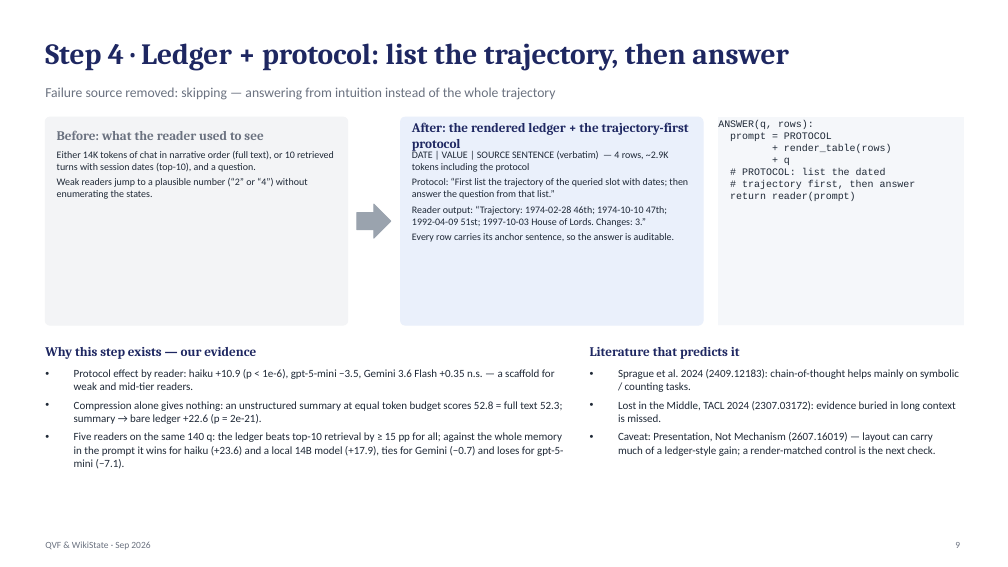
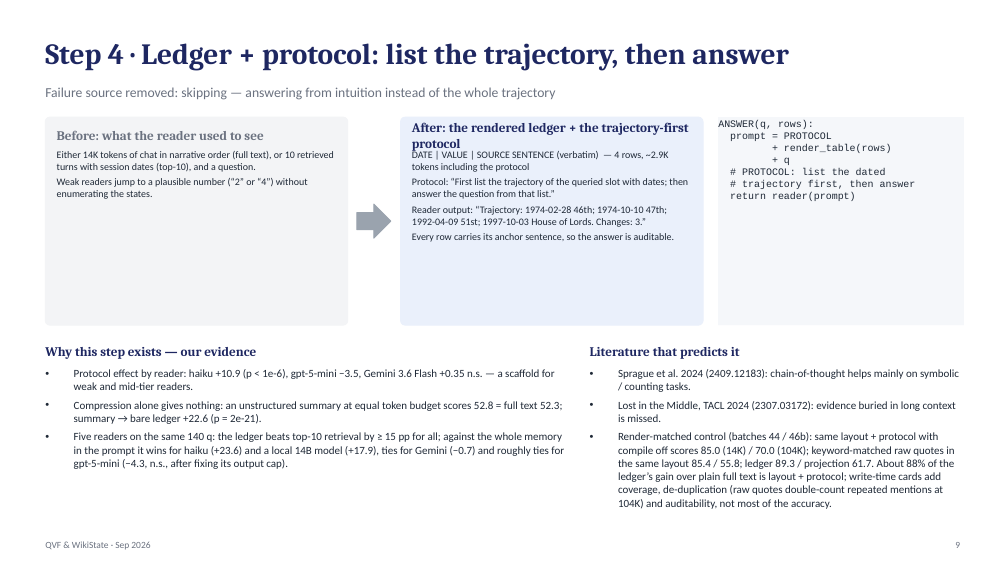
Before and after one commit to jeremyz12/qvf_withcontroller, a slide deck: slide 9 of results/talk_qvf_wikistate_20260904.pptx. Drawn at 1008x567 pixels with LibreOffice and Linux fonts; fonts in the diff are those of the drawing. Boxes give left, top, right and bottom in pixels: in the first picture for what was removed or moved away, otherwise in the second. Text is boxed around its words. In the diff, an @@ line names an element or a change of style, - is before the commit and + after.

Commit message:
汇报 deck:并入批 44/46a/46b/46c/46e(渲染匹配对照 ~88% 为版式+协议;104K×Sonnet 全上下文 65.8;gpt-5-mini 修正 −4.3 n.s.;六臂运行间 sd ≤1.6pp;建卡器回归修复);46d 标注运行中

```diff
--- a/results/talk_qvf_wikistate_20260904.pptx
+++ b/results/talk_qvf_wikistate_20260904.pptx
@@ text at bbox=[74, 432, 564, 469]: text changed @@
-• Five readers on the same 140 q: the ledger beats top-10 retrieval by ≥ 15 pp for all; against the whole memory in the prompt it wins for haiku (+23.6) and a local 14B model (+17.9), ties for Gemini (−0.7) and loses for gpt-5-mini (−7.1).
+• Five readers on the same 140 q: the ledger beats top-10 retrieval by ≥ 15 pp for all; against the whole memory in the prompt it wins for haiku (+23.6) and a local 14B model (+17.9), ties for Gemini (−0.7) and roughly ties for gpt-5-mini (−4.3, n.s., after fixing its output cap).
@@ text at bbox=[618, 432, 954, 509]: text changed @@
-• Caveat: Presentation, Not Mechanism (2607.16019) — layout can carry much of a ledger-style gain; a render-matched control is the next check.
+• Render-matched control (batches 44 / 46b): same layout + protocol with compile off scores 85.0 (14K) / 70.0 (104K); keyword-matched raw quotes in the same layout 85.4 / 55.8; ledger 89.3 / projection 61.7. About 88% of the ledger’s gain over plain full text is layout + protocol; write-time cards add coverage, de-duplication (raw quotes double-count repeated mentions at 104K) and auditability, not most of the accuracy.
```
Also in this commit, not shown: 4 other slides changed, 1 other file.
